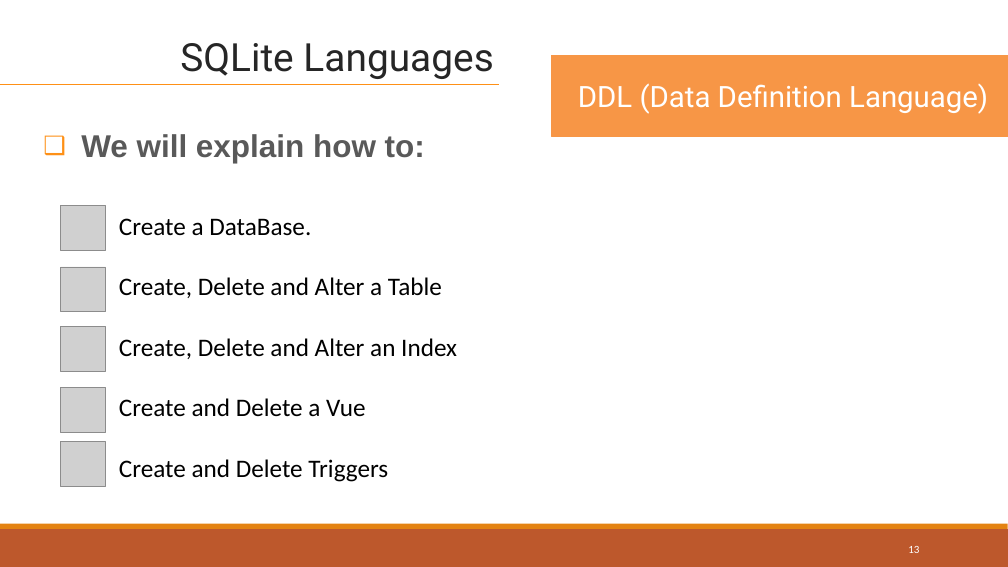
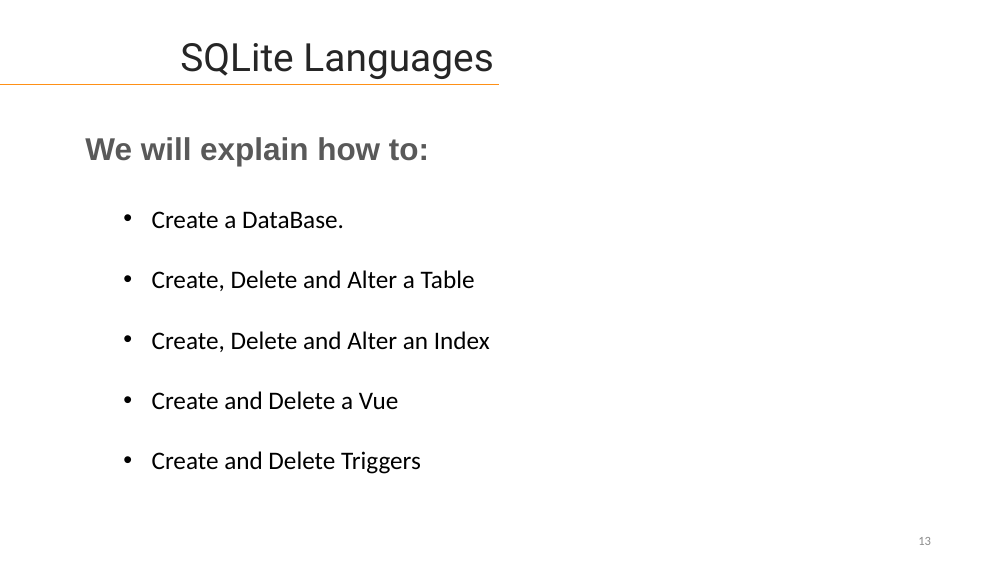
Before and after one commit to lahcenrahlaoui/Wingardium_Leviosaaaa, a slide deck: slide 13 of Presentation-projet-SQLite (1) - Copy.pptx. Drawn at 1008x567 pixels with LibreOffice and Linux fonts; fonts in the diff are those of the drawing; grey boxes stand for pictures. Boxes give left, top, right and bottom in pixels: in the first picture for what was removed or moved away, otherwise in the second. Text is boxed around its words. In the diff, an @@ line names an element or a change of style, - is before the commit and + after.

```diff
--- a/Presentation-projet-SQLite (1) - Copy.pptx
+++ b/Presentation-projet-SQLite (1) - Copy.pptx
@@ rectangle removed at <box>552,55,1008,136</box> @@
-DDL (Data Definition Language)
@@ text "We will explain how to:" at <box>85,137,429,166</box>: bullet ❑ to none @@
@@ picture removed at <box>60,205,105,250</box> @@
@@ text "Create a DataBase.": place and size @@
-text "Create a DataBase." at <box>119,218,457,482</box>
+text "Create a DataBase." at <box>152,211,490,474</box>
@@ text "Create a DataBase." at <box>152,211,490,474</box>: bullet none to •; list level 1 to 2 in "Create a DataBase."; list level 1 to 2 in "Create, Delete and Alter a ..."; list level 1 to 2 in "Create, Delete and Alter an ..."; list level 1 to 2 in "Create and Delete a Vue"; list level 1 to 2 in "Create and Delete Triggers" @@
@@ picture removed at <box>60,267,105,312</box> @@
@@ picture removed at <box>60,327,105,371</box> @@
@@ picture removed at <box>60,387,105,432</box> @@
@@ picture removed at <box>60,442,105,486</box> @@
@@ rectangle removed at <box>0,529,1008,567</box> @@
@@ rectangle removed at <box>0,524,1008,529</box> @@
@@ page number: place and size @@
-page number at <box>908,546,919,553</box>
+page number at <box>918,537,931,545</box>
@@ page number at <box>918,537,931,545</box>: size 10.5 to 12 pt, text colour #FFFFFF to #8C8C8C @@
```
Also in this commit, not shown: 40 other slides changed, 24 slides added, 12 slides removed.
